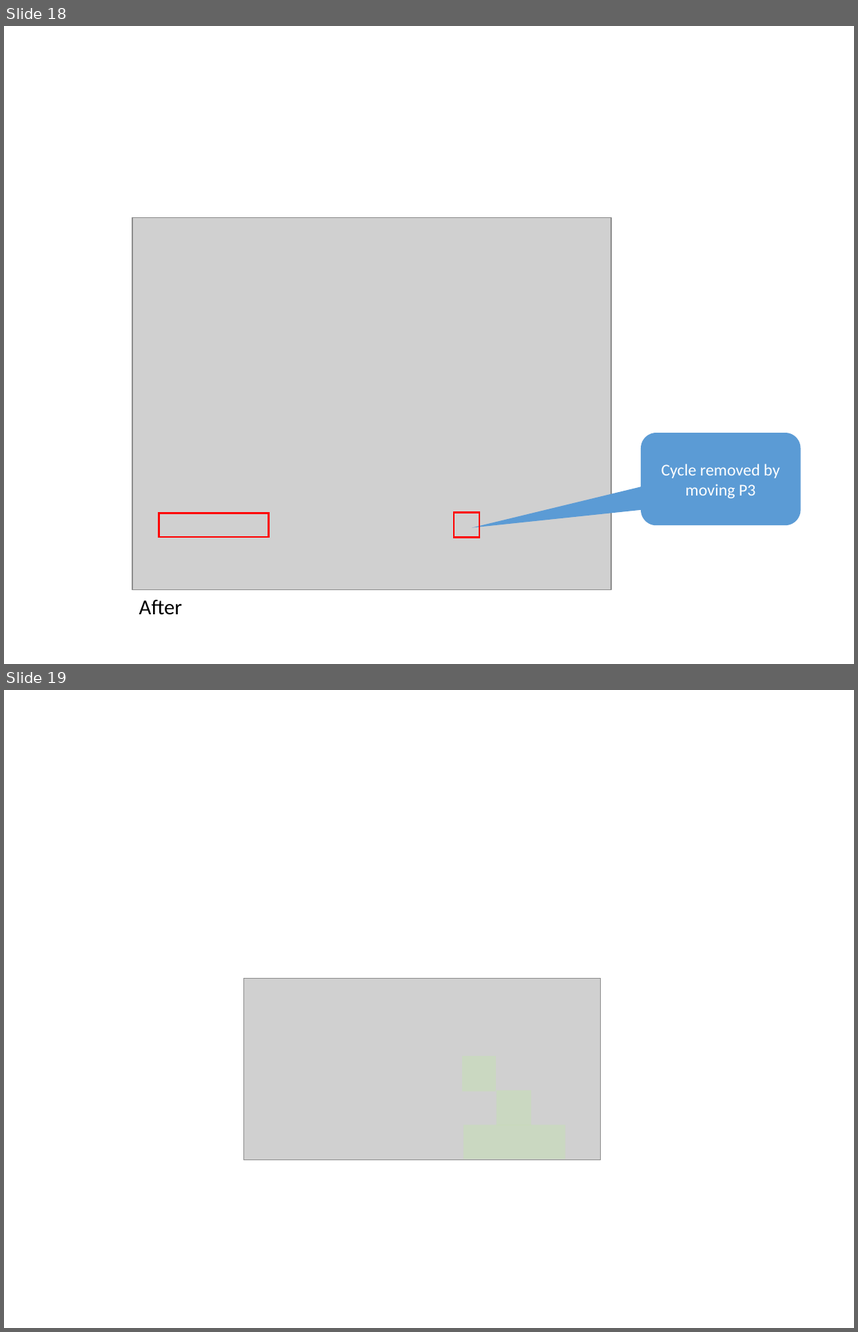
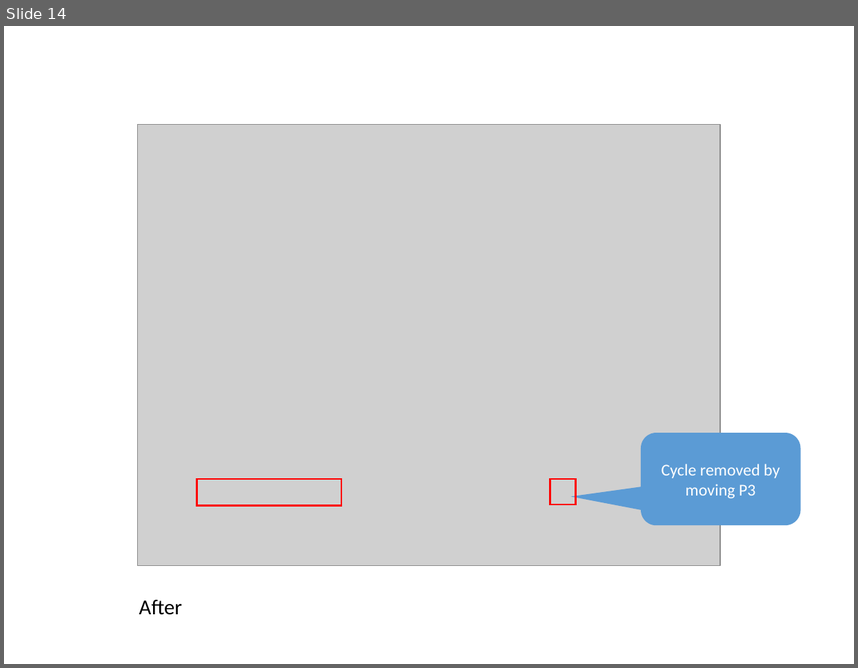
Before and after one commit to dsmsuite/dsmsuite.github.io, a slide deck: assets/img/Images.pptx. Shown one above the other, each under a label of ours: slides 18 and 19 before the commit, slide 14 after it. The pictures are 858x1332 and 858x668 pixels, drawn with LibreOffice and Linux fonts; fonts in the diff are those of the drawing; grey boxes stand for pictures. Boxes give left, top, right and bottom in pixels: in the first picture for what was removed or moved away, otherwise in the second. Text is boxed around its words. In the diff, an @@ line names an element or a change of style, - is before the commit and + after.

```diff
--- a/assets/img/Images.pptx
+++ b/assets/img/Images.pptx
@@ slide 19 removed at bbox=[4, 690, 854, 1328], background #FFFFFF @@
@@ picture removed at bbox=[243, 978, 601, 1160] @@
@@ rectangle removed at bbox=[462, 1056, 496, 1092] @@
@@ rectangle removed at bbox=[496, 1090, 531, 1125] @@
@@ rectangle removed at bbox=[464, 1125, 566, 1159] @@
@@ what was slide 18 is now slide 14 @@
@@ slide 14 changed as well @@
@@ picture: place and size @@
-picture at bbox=[132, 217, 611, 590]
+picture at bbox=[137, 125, 720, 566]
@@ rounded speech box "Cycle removed by moving P3" at bbox=[641, 432, 800, 525]: proportions changed @@
@@ rectangle: place and size @@
-rectangle at bbox=[159, 512, 268, 536]
+rectangle at bbox=[197, 479, 341, 506]
@@ rectangle: place and size @@
-rectangle at bbox=[454, 512, 479, 537]
+rectangle at bbox=[550, 479, 575, 505]
```
Also in this commit, not shown: 11 other slides changed, 1 slide added, 4 other slides removed, 5 other files.
